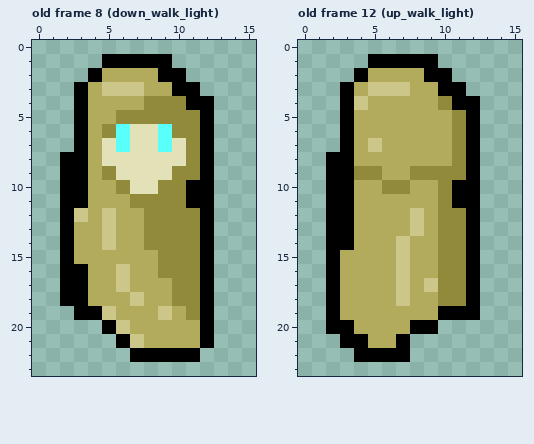
Two states of a pixel-art file, art/mage/mage.ase. Above: the version before the commit.
16x24 pixels, 28 frames. Shown: old frame 8 (down_walk_light), old frame 12 (up_walk_light). The commit also changed other frames, which this record leaves out.
Once edited:
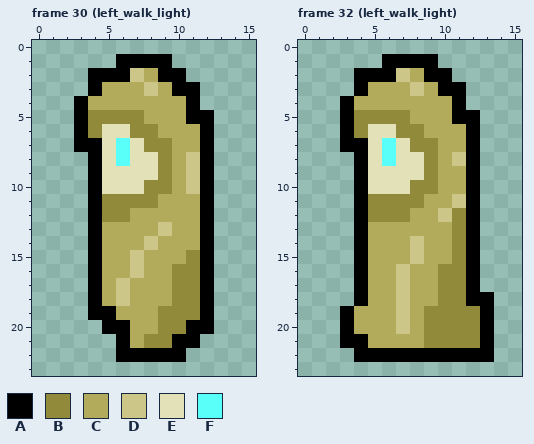
Palette (. is transparent): A #000000  B #908a3a  C #b1ab5b  D #ccc788  E #e3e1b7  F #59fff9
A new or re-ordered frame is compared with the old frame closest to it.
Changes in this commit:
frames 28 -> 32
Changed rows in their new state; - is an unchanged pixel.
Frame 30 (left_walk_light) is new; against old frame 8 (down_walk_light):
first column x 2:
 1 ---.-------
 2 ---AAD-----
 3 -.ACCCD----
 4 ------CCC-.
 5 --BB--CCCA-
 6 --BEEBBCCC-
 7 --A---BBCC-
 8 ..A-F--BCD-
 9 ..AE---BCD-
10 ..AEE-B-CD-
11 ..ABB--CCC-
12 ..ABB-CCCC-
13 ..AC--CDCC-
14 ..AC--DCCC-
15 ..A--D-CC--
16 ..A-CD-C---
17 ..A--------
18 ..A-DC-----
19 -.-A---BB--
20 ----A--BBA-
21 -----CBBAA.
22 ----A----.-
Frame 32 (left_walk_light) is new; against old frame 12 (up_walk_light):
first column x 2:
 1 ---.--------
 2 ---AAD------
 3 -.ACCCD-----
 4 --C-----C-.-
 5 --BBBB---A--
 6 --BEEBB--C--
 7 --AEFEBB-C--
 8 ..AEFEEB-D--
 9 ..AEEEE-CC--
10 ..AEEEBBCC--
11 ..ABBBB-CD--
12 ..ABBBC-D---
13 ..A---C-C---
14 ..A--CD-C---
15 ..A--CD-C---
16 ..A---------
17 ..A----C----
18 ..A--------A
19 .A---D-BBBBA
20 .----DCBBBBA
21 -----CCBBBBA
22 ------AAAAAA
Boxes around the changes in both pictures, in picture pixels (x1, y1, x2, y2):
changed: (60, 54, 214, 362)
changed: (326, 54, 494, 362)
